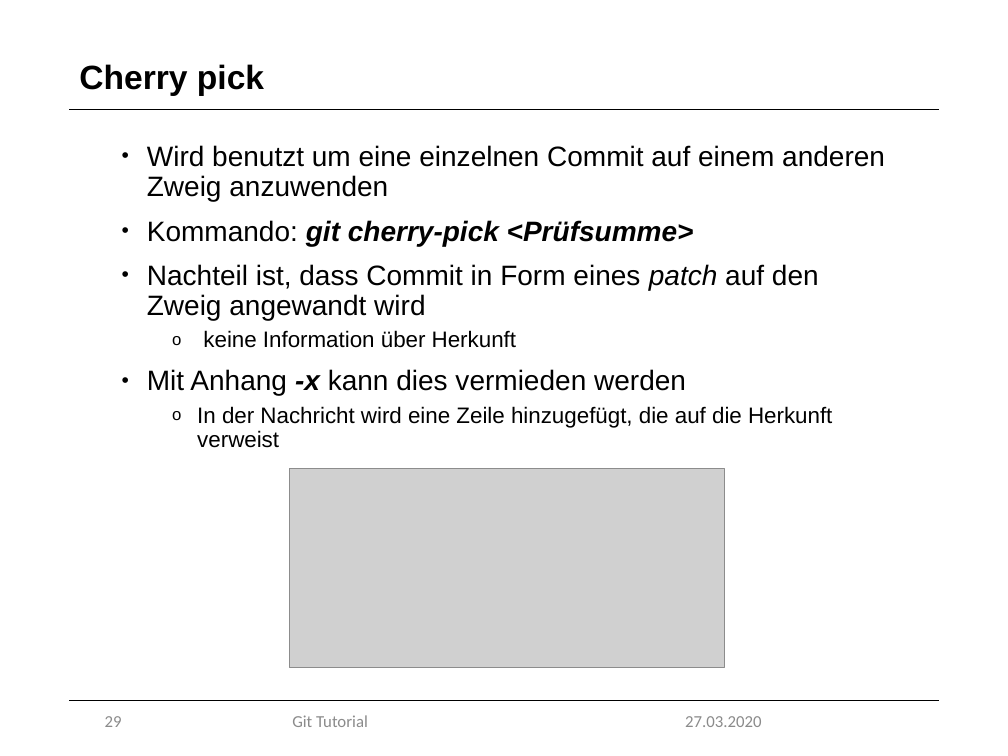
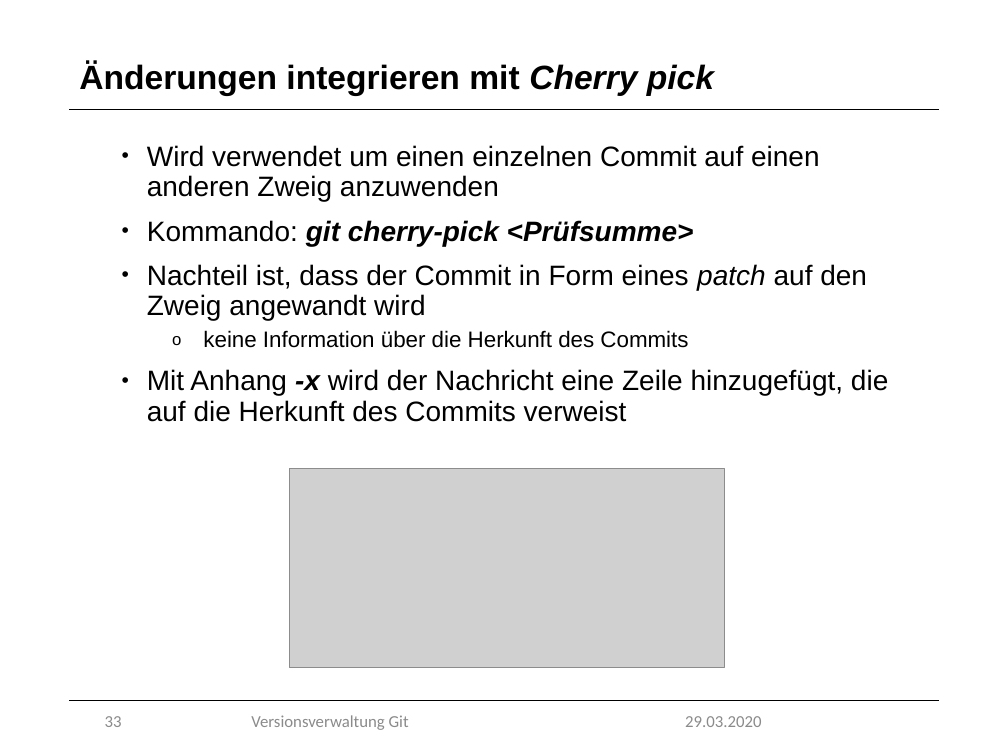
Before and after one commit to marcretzlaff/projektarbeit, a slide deck: slide 33 of Präsentation-90min/Präsentation-90min.pptx (slide 29 before the commit). Drawn at 1008x756 pixels with LibreOffice and Linux fonts; fonts in the diff are those of the drawing; grey boxes stand for pictures; background and template pictures are left out. Boxes give left, top, right and bottom in pixels: in the first picture for what was removed or moved away, otherwise in the second. Text is boxed around its words. In the diff, an @@ line names an element or a change of style, - is before the commit and + after.

```diff
--- a/Präsentation-90min/Präsentation-90min.pptx
+++ b/Präsentation-90min/Präsentation-90min.pptx
@@ title at [79,62,714,96]: text changed @@
-Cherry pick
+Änderungen integrieren mit Cherry pick
@@ text at [147,145,820,201]: text changed @@
-• Wird benutzt um eine einzelnen Commit auf einem anderen Zweig anzuwenden
+• Wird verwendet um einen einzelnen Commit auf einen anderen Zweig anzuwenden
@@ text at [147,264,888,422]: text changed @@
-• Nachteil ist, dass Commit in Form eines patch auf den Zweig angewandt wird
-  o keine Information über Herkunft
-• Mit Anhang -x kann dies vermieden werden
-  o In der Nachricht wird eine Zeile hinzugefügt, die auf die Herkunft verweist
+• Nachteil ist, dass der Commit in Form eines patch auf den Zweig angewandt wird
+  o keine Information über die Herkunft des Commits
+• Mit Anhang -x wird der Nachricht eine Zeile hinzugefügt, die auf die Herkunft des Commits verweist
@@ page number at [105,716,122,727]: text changed @@
-29
+33
@@ text at [251,715,409,730]: text changed @@
-Git Tutorial
+Versionsverwaltung Git
@@ text at [685,716,761,727]: text changed @@
-27.03.2020
+29.03.2020
```
Also in this commit, not shown: 33 other slides changed, 2 slides added, 1 slide removed.
